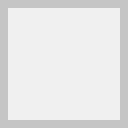
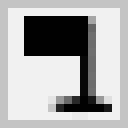
Two versions of the same layered image (128x128). Layer-by-layer changes:
added layer "Layer 1" above "Unit" over [24, 16, 112, 120]
